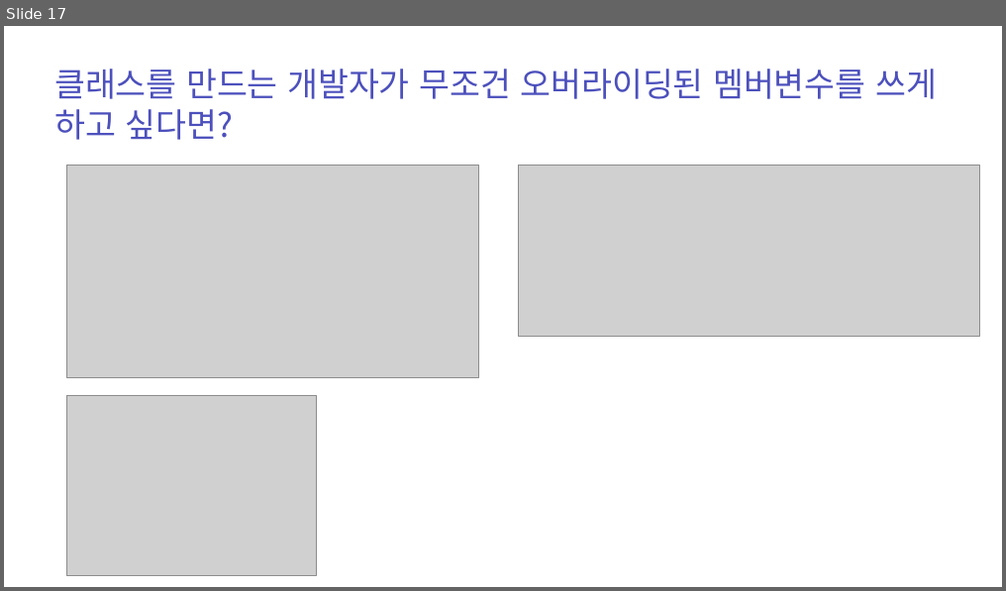
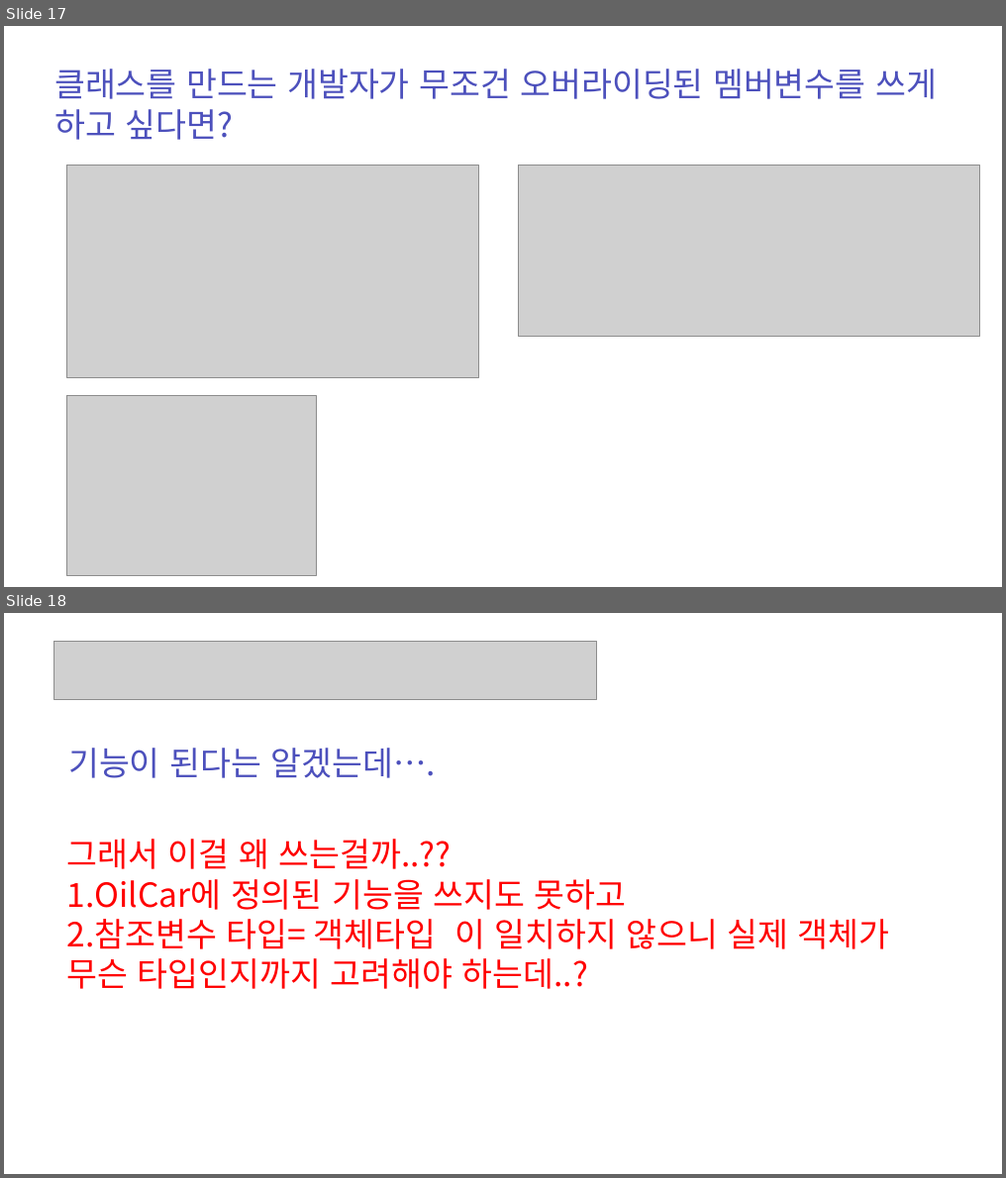
Before and after one commit to zest132/JavaLecture, a slide deck: JavaLecture/LectureFile/java 11강 인터페이스와다형성.pptx. Shown one above the other, each under a label of ours: slide 17 before the commit, slides 17 and 18 after it. The pictures are 1006x591 and 1006x1178 pixels, drawn with LibreOffice and Linux fonts; fonts in the diff are those of the drawing; grey boxes stand for pictures. Boxes give left, top, right and bottom in pixels: in the first picture for what was removed or moved away, otherwise in the second. Text is boxed around its words. In the diff, an @@ line names an element or a change of style, - is before the commit and + after.

```diff
--- a/JavaLecture/LectureFile/java 11강 인터페이스와다형성.pptx
+++ b/JavaLecture/LectureFile/java 11강 인터페이스와다형성.pptx
@@ slide 18 added at [4, 613, 1002, 1174], background #FFFFFF @@
@@ picture added at [54, 642, 597, 700] @@
@@ text added at [68, 748, 436, 778], 48 pt, text #4C50BC @@
+기능이 된다는 알겠는데….
@@ text added at [67, 839, 890, 989], 48 pt, text #FF0000 @@
+그래서 이걸 왜 쓰는걸까..??
+1.OilCar에 정의된 기능을 쓰지도 못하고
+2.참조변수 타입= 객체타입 이 일치하지 않으니 실제 객체가 무슨 타입인지까지 고려해야 하는데..?
```
Also in this commit, not shown: 13 other slides added, 12 slides removed, 16 other files.
